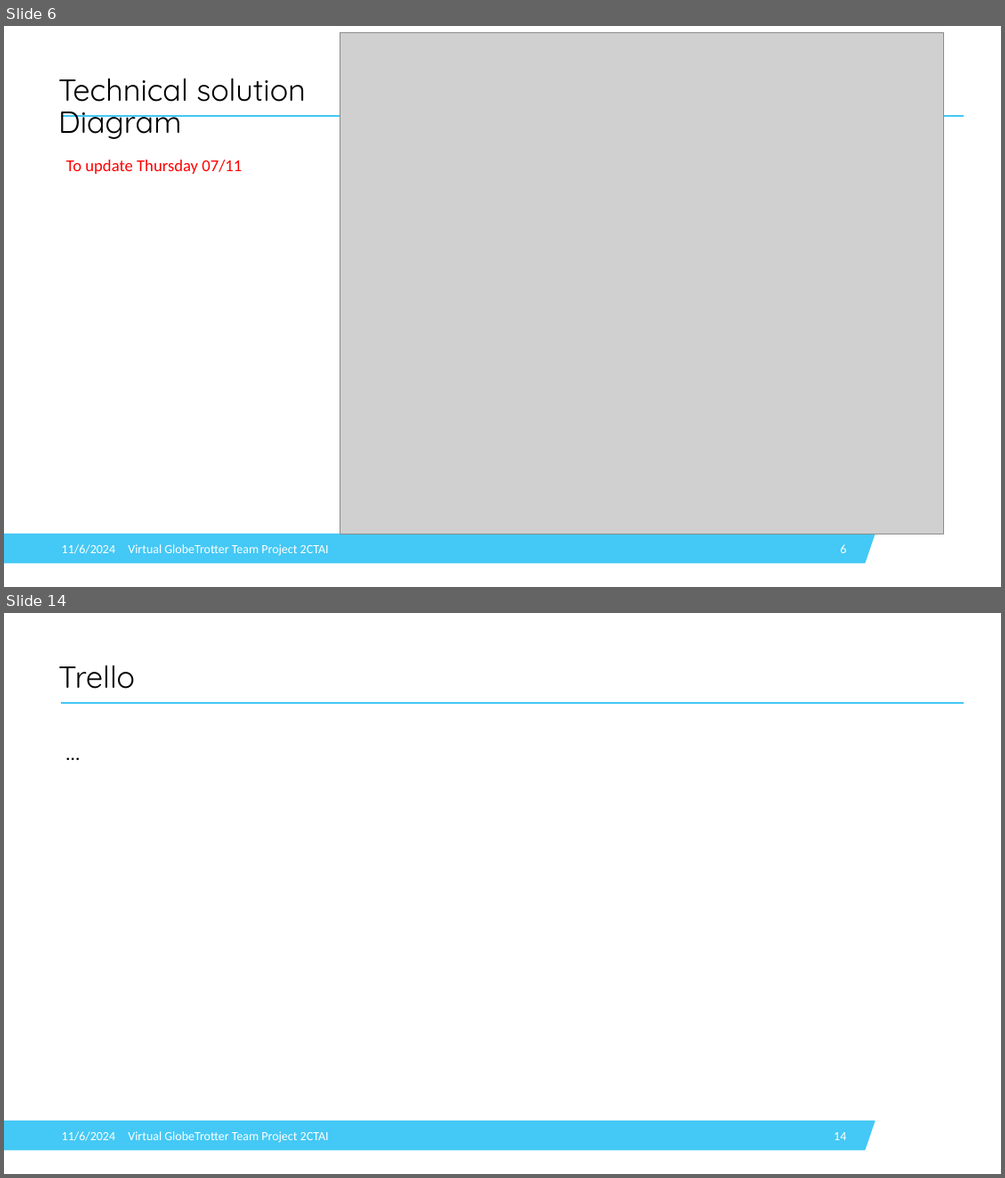
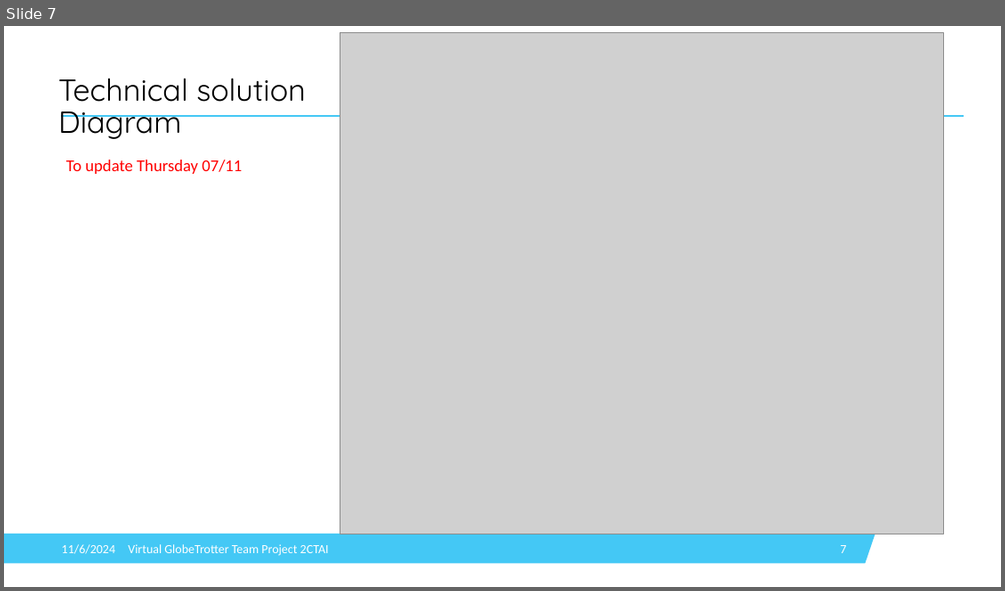
Before and after one commit to IsabelleDesle/VirtualGlobeTrotter, a slide deck: PresentationVGT.pptx. Shown one above the other, each under a label of ours: slides 6 and 14 before the commit, slide 7 after it; the slides between them are not shown. The pictures are 1005x1178 and 1005x591 pixels, drawn with LibreOffice and Linux fonts; fonts in the diff are those of the drawing; grey boxes stand for pictures; background and template pictures are left out. Boxes give left, top, right and bottom in pixels: in the first picture for what was removed or moved away, otherwise in the second. Text is boxed around its words. In the diff, an @@ line names an element or a change of style, - is before the commit and + after.

```diff
--- a/PresentationVGT.pptx
+++ b/PresentationVGT.pptx
@@ slide 14 removed at (x1=4, y1=613, x2=1001, y2=1174), background #FFFFFF; not listed: 2 template elements that a slide beside it also shows @@
@@ title removed at (x1=58, y1=665, x2=135, y2=689) @@
-Trello
@@ text removed at (x1=61, y1=741, x2=965, y2=1120) @@
-…
@@ text removed at (x1=62, y1=1131, x2=115, y2=1141) @@
-11/6/2024
@@ text removed at (x1=128, y1=1131, x2=329, y2=1143) @@
-Virtual GlobeTrotter Team Project 2CTAI
@@ page number removed at (x1=833, y1=1132, x2=846, y2=1140) @@
-14
@@ what was slide 6 is now slide 7 @@
@@ page number at (x1=840, y1=545, x2=846, y2=553): text changed @@
-6
+7
```
Also in this commit, not shown: 8 slides changed, 1 slide added, 1 other slide removed.
